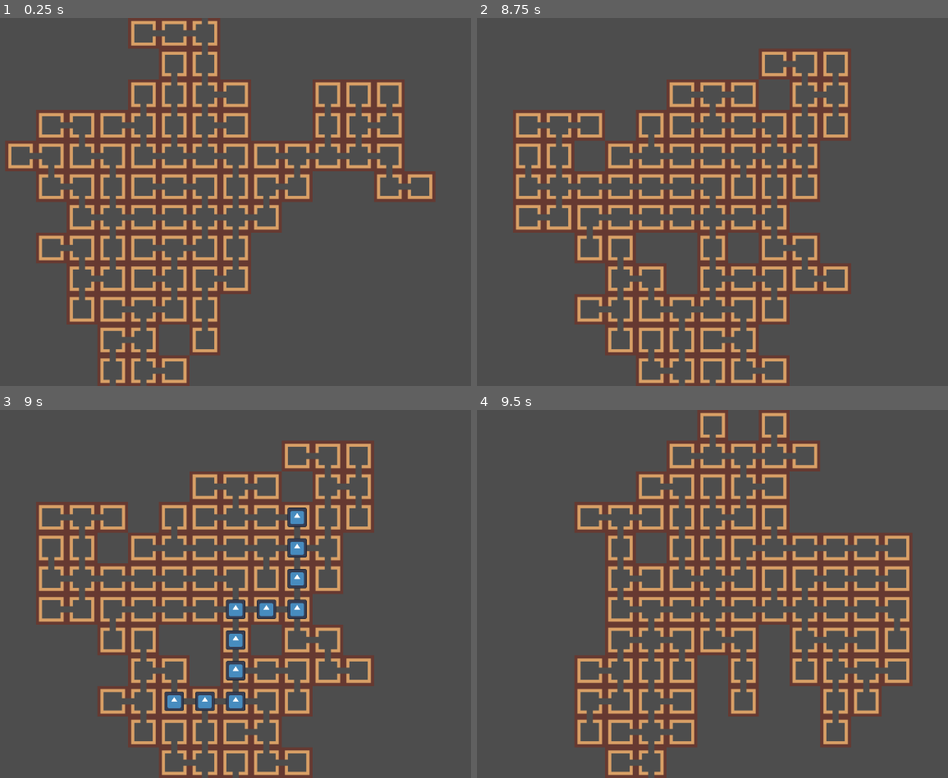
Above: before the commit, frames 1-4 (two rows, left to right).
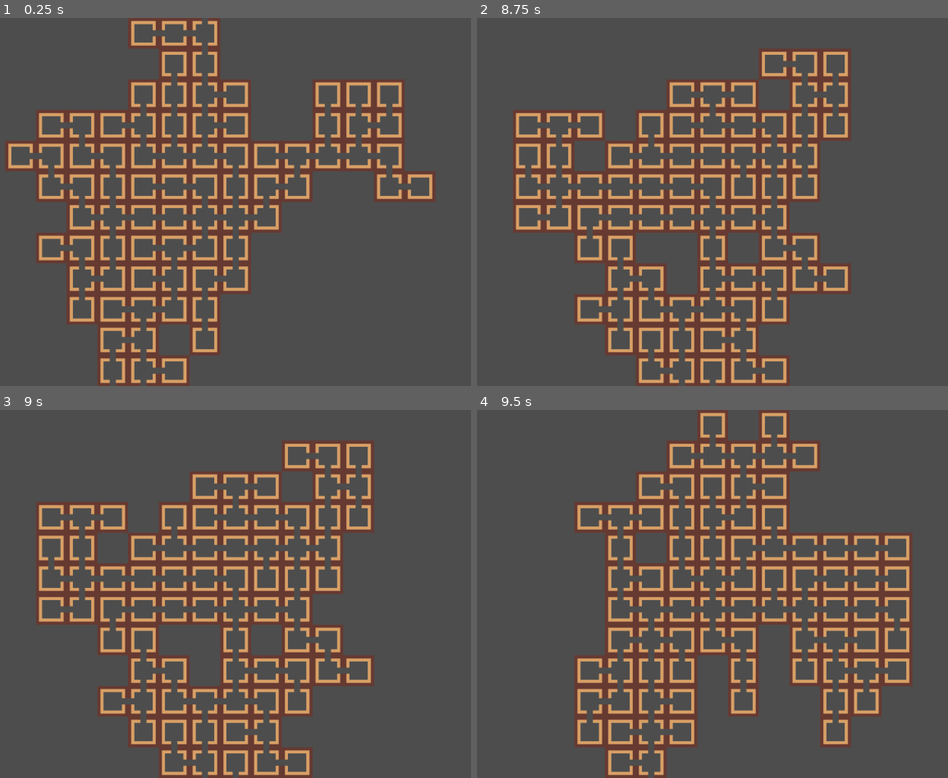
Above: after the commit, the same moments.

Repository: TreacherousDev/Treacherous
Game: Godot game, scene res://main/map_generator/map_generator.tscn
The game is run twice, just before and just after one commit, with the same random seed, the same clock (stepped at 60 frames per second) and the same inputs. The engine's default icon, where the game draws it, is replaced by a stand-in: a white triangle on a blue panel in a dark square.
Inputs (mouse positions are in pixels of both pictures, inside the frame that each line leads up to):
- Up to frame 1 (0.25 s): no input
- Up to frame 2 (8.75 s): tap Enter (ui_accept) at 0.5, 0.77, 1.25, 1.52, 2, 2.75, 3.02, 3.5, 3.77, 4.25, 4.52, 6.02, 6.77, 7.52 s; move the mouse to (839, 183) at 0.52 s; click (839, 183) at 0.67 s; move the mouse to (566, 220) at 1.27 s; click (566, 220) at 1.42 s; move the mouse to (764, 121) at 2.02 s; click (764, 121) at 2.17 s; move the mouse to (665, 275) at 2.77 s; click (665, 275) at 2.92 s; move the mouse to (896, 257) at 3.52 s; click (896, 257) at 3.67 s; move the mouse to (500, 146) at 4.27 s; click (500, 146) at 4.42 s; move the mouse to (731, 202) at 5.02 s; click (731, 202) at 5.17 s; move the mouse to (599, 110) at 5.77 s; click (599, 110) at 5.92 s; move the mouse to (839, 183) at 6.52 s; click (839, 183) at 6.67 s; move the mouse to (566, 220) at 7.27 s; click (566, 220) at 7.42 s; move the mouse to (764, 121) at 8.02 s; click (764, 121) at 8.17 s
- Up to frame 3 (9 s): move the mouse to (188, 667) at 8.77 s; click (188, 667) at 8.92 s
- Up to frame 4 (9.5 s): tap Enter (ui_accept) at 9.02 s

Frames 1-2 are identical in both runs. In frame 3, 1.6% of the frame differs, in the area x 34-66%, y 26-82%; in frame 4, nothing differs.

Commit message:
more readable methods

Diff:
--- a/main/map_generator/rooms_generator.gd
+++ b/main/map_generator/rooms_generator.gd
@@ -8,7 +8,7 @@
 
 @export var icon1: PackedScene
 @export var icon2: PackedScene
-func spawn_marker(icon, current_location, tile_size):
+func spawn_marker(icon, current_location, tile_size, rot):
 	var size_x = tile_size.x
 	var size_y = tile_size.y
 	var loc_x = current_location.x * size_x
@@ -16,6 +16,7 @@
 	var new_icon = icon.instantiate()
 	add_child(new_icon)
 	new_icon.global_position = Vector2i(loc_x, loc_y) + Vector2i(size_x / 2, size_y / 2)
+	new_icon.rotation_degrees = rot
 
 
 var mouseclick_1
@@ -35,21 +36,19 @@
 				if get_used_cells(0).has(click_2):
 					mouseclick_2 = click_2
 					click_count = 0
-					foo()
+					create_path()
 
 
 func clear_previous_markers():
 	for marker in get_tree().get_nodes_in_group("path_marker"):
 		marker.queue_free()
 
-var fubar = {1: 270, 2: 0, 4: 90, 8: 180}
-var fubar2 = {1: 90, 2: 180, 4: 270, 8: 0}
+var vector_to_rotation = {Vector2i.UP: 90, Vector2i.RIGHT: 180, Vector2i.DOWN: 270, Vector2i.LEFT: 0}
 var pointer_1
 var pointer_2
 var pointer_1_path = []
 var pointer_2_path = []
-func foo():
-
+func create_path():
 	pointer_1 = mouseclick_1
 	pointer_2 = mouseclick_2
 
@@ -57,6 +56,22 @@
 		print("You are already here!")
 		return
 
+	match_pointer_depths()
+	connect_pointers_by_increment()
+	pointer_2_path.reverse()
+	var path = pointer_1_path + pointer_2_path
+
+	animate_path(path)
+
+func connect_pointers_by_increment():
+	while pointer_1 != pointer_2:
+		pointer_1_path.append(pointer_1)
+		pointer_1 = cell_parent_position[pointer_1]
+		pointer_2_path.append(pointer_2)
+		pointer_2 = cell_parent_position[pointer_2]
+	pointer_1_path.append(pointer_1)
+
+func match_pointer_depths():
 	var difference = cell_depth[pointer_1] - cell_depth[pointer_2]
 	if difference > 0:
 		while difference > 0:
@@ -69,31 +84,18 @@
 			pointer_2 = cell_parent_position[pointer_2]
 			difference += 1
 
-	step1()
-	pointer_2_path.reverse()
-	var path = pointer_1_path + pointer_2_path
 
-	print(path)
+func animate_path(path: Array):
 	var i = 0
 	while i < path.size()-1:
-		spawn_marker(icon2, path[i], tile_set.tile_size)
+		await get_tree().create_timer(0.1).timeout
+		var path_rotation = vector_to_rotation[path[i] - path[i+1]]
+		spawn_marker(icon1, path[i], tile_set.tile_size, path_rotation)
 		i += 1
 
 	pointer_1_path.clear()
 	pointer_2_path.clear()
 	path.clear()
-
-func step1():
-	pointer_1_path.append(pointer_1)
-	if pointer_1 != pointer_2:
-		pointer_1 = cell_parent_position[pointer_1]
-		step2()
-
-func step2():
-	pointer_2_path.append(pointer_2)
-	pointer_2 = cell_parent_position[pointer_2]
-	step1()
-
 #MANIPULATE MAP
 #all methods to manipulate map structure goes here
 func manipulate_map(cell: Vector2i, room_selection: Array):
